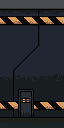
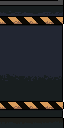
Before/after of a 64 x 128 layered artwork. What changed in the layer stack:
added layer "warning_corner" above "warning" over 0, 17, 64, 111
hid "warning", moved it above "corner" over 0, 17, 64, 111
added layer "corner" above "groundline" over 0, 0, 64, 128
hid "groundline" over 1, 117, 64, 128
hid "lamps", moved it into group "deco" over 18, 89, 34, 117
hid "cut_middle", moved it into group "deco", painted on it over 13, 6, 40, 117
renamed "bluewall.png" to "base", hid it, painted on it over 0, 0, 64, 128
